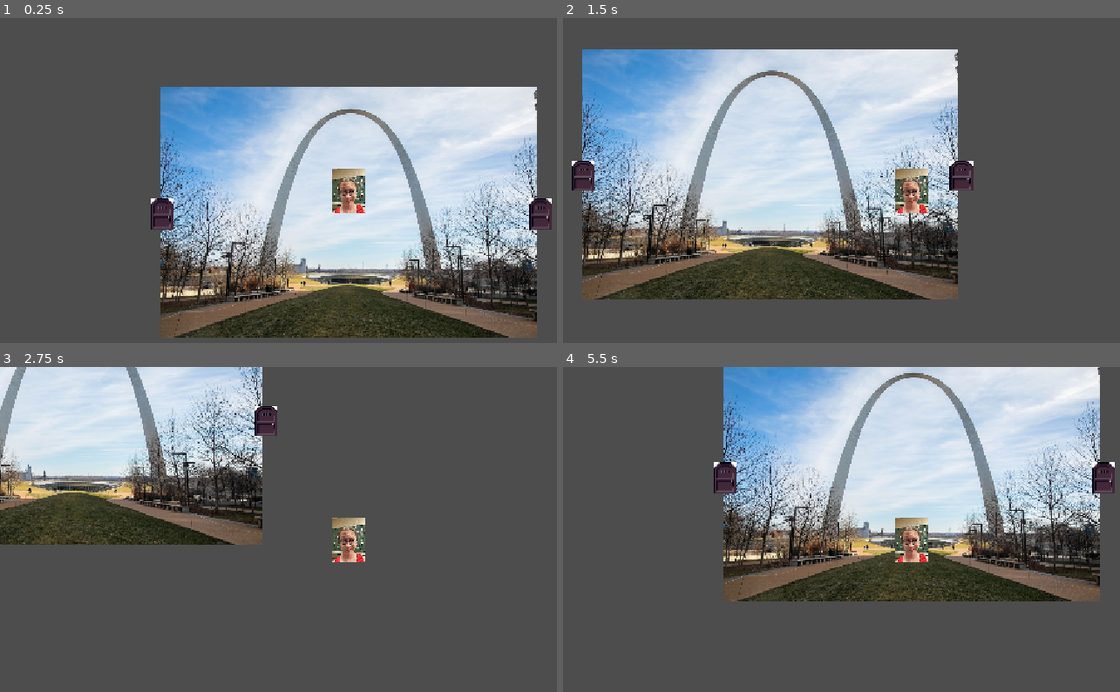
Above: before the commit, frames 1-4 (two rows, left to right).
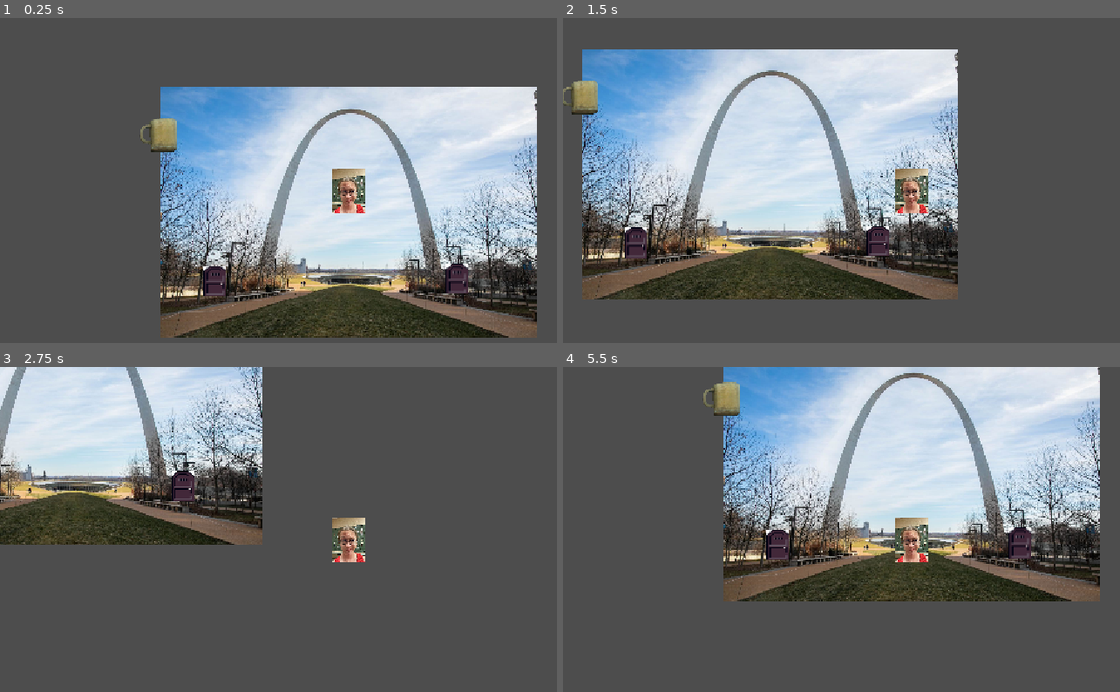
Above: after the commit, the same moments.

Repository: Derfla12345/imnotarobot
Game: Godot game, scene res://Areas/area_1.tscn
The game is run twice, just before and just after one commit, with the same random seed, the same clock (stepped at 60 frames per second) and the same inputs.
Inputs (mouse positions are in pixels of both pictures, inside the frame that each line leads up to):
- Up to frame 1 (0.25 s): no input
- Up to frame 2 (1.5 s): tap Enter at 0.5 s; move the mouse to (1064, 193) at 0.52 s; hold D (move_right) 0.53-1.28 s; click (1064, 193) at 0.6 s; tap Z (interact) at 0.8, 1.35 s; move the mouse to (774, 232) at 1.27 s; hold S (move_down) from 1.28 s (still down)
- Up to frame 3 (2.75 s): click (211, 581) at 1.55 s; move the mouse to (417, 477) at 2.02 s; release S (move_down) at 2.03 s; hold D (move_right) from 2.03 s (still down); click (417, 477) at 2.1 s; tap Z (interact) at 2.3 s
- Up to frame 4 (5.5 s): move the mouse to (874, 640) at 2.77 s; release D (move_right) at 2.78 s; hold W (move_up) 2.78-3.53 s; tap Z (interact) at 2.85, 3.8, 4.35, 5.3 s; click (874, 640) at 3.05 s; move the mouse to (outside the picture) at 3.52 s; hold A (move_left) 3.53-5.03 s; click (outside the picture) at 3.6 s; move the mouse to (702, 503) at 4.27 s; click (702, 503) at 4.55 s; move the mouse to (947, 562) at 5.02 s; hold S (move_down) from 5.03 s (still down); click (947, 562) at 5.1 s

The runs differ from the first frame. In frame 1, 1.8% of the frame differs, in the area x 25-100%, y 30-86%; in frame 2, 1.8%; in frame 3, 0.6%; in frame 4, 1.9%, in the area x 25-100%, y 4-60%.

Commit message:
door rework
doors now work dynamically and are their own scene

Diff:
--- a/Areas/area_1.gd
+++ b/Areas/area_1.gd
@@ -2,10 +2,10 @@
 
 
 # door controller (hate how you need individual function calls for this)
-func _on_door_1_body_entered(body: Node2D) -> void:
-	if body is CharacterBody2D:
-		print("door1 entered")
-
-func _on_door_2_body_entered(body: Node2D) -> void:
-	if body is CharacterBody2D:
-		print("door2 entered")
+#func _on_door_1_body_entered(body: Node2D) -> void:
+	#if body is CharacterBody2D:
+		#print("door1 entered")
+#
+#func _on_door_2_body_entered(body: Node2D) -> void:
+	#if body is CharacterBody2D:
+		#print("door2 entered")
--- a/Areas/area_1.tscn
+++ b/Areas/area_1.tscn
@@ -3,7 +3,9 @@
 [ext_resource type="Texture2D" uid="uid://2b12t8ttc7p2" path="res://Areas/arch.jpg" id="1_ae2e2"]
 [ext_resource type="PackedScene" uid="uid://dge5shacvhvq1" path="res://Player/player.tscn" id="1_bmh1r"]
 [ext_resource type="Script" uid="uid://c0n1kd68ytvh6" path="res://Areas/area_1.gd" id="1_il02v"]
-[ext_resource type="Texture2D" uid="uid://ced8pms4svgob" path="res://Areas/Doors/door.png" id="3_v2evy"]
+[ext_resource type="Texture2D" uid="uid://ced8pms4svgob" path="res://Entities/Door/door.png" id="3_v2evy"]
+[ext_resource type="PackedScene" uid="uid://ce385k0b1qxe4" path="res://Entities/Computer1/computer_1.tscn" id="5_e5usc"]
+[ext_resource type="PackedScene" uid="uid://bn21dqcc0ogsi" path="res://Entities/Door/door.tscn" id="6_01mxt"]
 
 [sub_resource type="RectangleShape2D" id="RectangleShape2D_kvvnn"]
 
@@ -19,27 +21,42 @@
 position = Vector2(1.8189894e-12, 0)
 scale = Vector2(0.99999994, 1)
 
-[node name="Door1" type="Area2D" parent="." unique_id=938955441]
+[node name="Door1_old" type="Area2D" parent="." unique_id=938955441]
+visible = false
 
-[node name="CollisionShape2D" type="CollisionShape2D" parent="Door1" unique_id=1073471122]
+[node name="CollisionShape2D" type="CollisionShape2D" parent="Door1_old" unique_id=1073471122]
 position = Vector2(-124, 0)
 shape = SubResource("RectangleShape2D_kvvnn")
 
-[node name="Sprite2D" type="Sprite2D" parent="Door1" unique_id=1260065755]
+[node name="Sprite2D" type="Sprite2D" parent="Door1_old" unique_id=1260065755]
 position = Vector2(-123.5, 4.7683716e-07)
 scale = Vector2(0.4838709, 0.4166667)
 texture = ExtResource("3_v2evy")
 
-[node name="Door2" type="Area2D" parent="." unique_id=1518348772]
+[node name="Door2_old" type="Area2D" parent="." unique_id=1518348772]
+visible = false
 
-[node name="CollisionShape2D" type="CollisionShape2D" parent="Door2" unique_id=1431115002]
+[node name="CollisionShape2D" type="CollisionShape2D" parent="Door2_old" unique_id=1431115002]
 position = Vector2(126.5, 0)
 shape = SubResource("RectangleShape2D_kvvnn")
 
-[node name="Sprite2D" type="Sprite2D" parent="Door2" unique_id=2055082384]
+[node name="Sprite2D" type="Sprite2D" parent="Door2_old" unique_id=2055082384]
 position = Vector2(126.49999, 0)
 scale = Vector2(0.4838709, 0.4166667)
 texture = ExtResource("3_v2evy")
 
-[connection signal="body_entered" from="Door1" to="." method="_on_door_1_body_entered"]
-[connection signal="body_entered" from="Door2" to="." method="_on_door_2_body_entered"]
+[node name="Computer1" parent="." unique_id=1601914000 instance=ExtResource("5_e5usc")]
+position = Vector2(-124, -51)
+
+[node name="Door1" parent="." unique_id=1435931219 instance=ExtResource("6_01mxt")]
+position = Vector2(-89, 44)
+door_id = 1
+door_send_id = 2
+
+[node name="Door2" parent="." unique_id=1342489617 instance=ExtResource("6_01mxt")]
+position = Vector2(71, 43)
+door_id = 2
+door_send_id = 1
+
+[connection signal="body_entered" from="Door1_old" to="." method="_on_door_1_body_entered"]
+[connection signal="body_entered" from="Door2_old" to="." method="_on_door_2_body_entered"]
--- a/Captchas/CaptchaTest/captcha_test.gd
+++ b/Captchas/CaptchaTest/captcha_test.gd
@@ -6,8 +6,8 @@
 
 func _process(delta: float) -> void:
 	if (mouseover and Input.is_action_just_pressed("click")):
-		if (player.has_method("set_movement_lock")):
-			player.set_movement_lock(false)
+		if (player.has_method("set_activity_lock")):
+			player.set_activity_lock(false)
 		queue_free()
 
 func _on_area_2d_mouse_entered() -> void:
--- a/Entities/Computer1/computer_1.gd
+++ b/Entities/Computer1/computer_1.gd
@@ -5,5 +5,5 @@
 
 func interact(player: CharacterBody2D):
 	get_tree().root.add_child(captcha_test)
-	player.movement_lock = true
+	player.set_activity_lock(true)
 	captcha_test.set_player(player)
--- /dev/null
+++ b/Entities/Door/door.gd
@@ -0,0 +1,49 @@
+extends Area2D
+
+
+@export var door_id: int = 0
+@export var door_send_id: int = 0
+
+@onready var receive_door = find_receive_door(door_send_id)
+@onready var player = find_player()
+
+func _on_body_entered(body: Node2D) -> void:
+	if (receive_door and player):
+		if (player.get_can_door()):
+			player.set_can_door(false)
+			player.position = receive_door.position
+
+func _on_body_exited(body: Node2D) -> void:
+	if (player):
+		player.set_can_door(true)
+
+# get the player node for player teleporting
+func find_player():
+	var player = null
+
+	if (get_parent()):
+		player = get_parent().find_child("Player")
+
+	return player
+
+# locate the node for the door we're trying to send to. returns null if the door isn't found
+func find_receive_door(target_id: int):
+	var siblings = null
+	var target = null
+	var found_door_id: int = -1
+
+	if get_parent():
+		siblings = get_parent().get_children()
+
+	# check each sibling for get_door_id(), return the door that matches if it exists
+	if (siblings):
+		for i in siblings:
+			if (i.has_method("get_door_id")):
+				found_door_id = i.get_door_id()
+				if (door_send_id == found_door_id):
+					target = i
+
+	return target
+
+func get_door_id() -> int:
+	return door_id
--- /dev/null
+++ b/Entities/Door/door.tscn
@@ -0,0 +1,21 @@
+[gd_scene format=3 uid="uid://bn21dqcc0ogsi"]
+
+[ext_resource type="Script" uid="uid://cmvuvdbeyk4g8" path="res://Entities/Door/door.gd" id="1_iwerq"]
+[ext_resource type="Texture2D" uid="uid://ced8pms4svgob" path="res://Entities/Door/door.png" id="1_n6865"]
+
+[sub_resource type="RectangleShape2D" id="RectangleShape2D_iwerq"]
+
+[node name="Door1" type="Area2D" unique_id=1435931219]
+script = ExtResource("1_iwerq")
+
+[node name="CollisionShape2D" type="CollisionShape2D" parent="." unique_id=1220109031]
+position = Vector2(-9.536743e-07, 0)
+shape = SubResource("RectangleShape2D_iwerq")
+
+[node name="Sprite2D" type="Sprite2D" parent="." unique_id=2024082647]
+position = Vector2(0.49999905, 4.7683716e-07)
+scale = Vector2(0.4838709, 0.4166667)
+texture = ExtResource("1_n6865")
+
+[connection signal="body_entered" from="." to="." method="_on_body_entered"]
+[connection signal="body_exited" from="." to="." method="_on_body_exited"]
--- a/player.gd
+++ b/player.gd
@@ -2,10 +2,11 @@
 
 
 var interactable_object = false
-var movement_lock: bool = false
+var activity_lock: bool = false
+var can_door: bool = true
 
 func _physics_process(delta: float) -> void:
-	if (not movement_lock):
+	if (not activity_lock):
 		var direction = Input.get_vector("move_left", "move_right", "move_up", "move_down")
 		velocity = direction * 125
 		move_and_slide()
@@ -25,5 +26,11 @@
 func _on_area_2d_area_exited(area: Area2D) -> void:
 	interactable_object = false
 
-func set_movement_lock(new_val: bool):
-	movement_lock = new_val
+func set_activity_lock(new_val: bool):
+	activity_lock = new_val
+
+func set_can_door(new_val: bool):
+	can_door = new_val
+
+func get_can_door() -> bool:
+	return can_door
Not shown, added: Entities/Door/door.gd.uid
Renamed: Areas/Doors/door.png -> Entities/Door/door.png
Not shown, changed: Entities/Door/door.png.import
